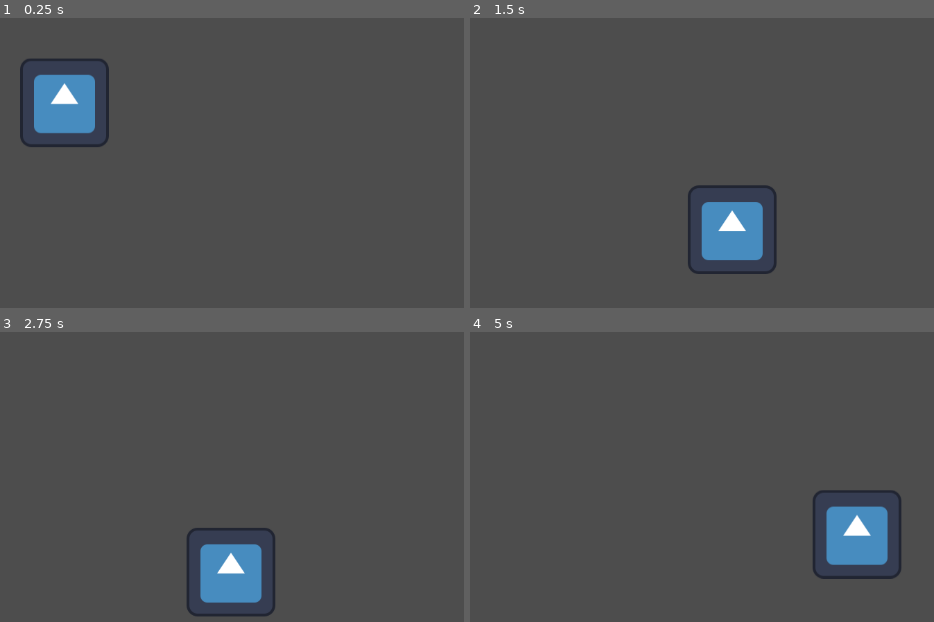
Above: before the commit, frames 1-4 (two rows, left to right).
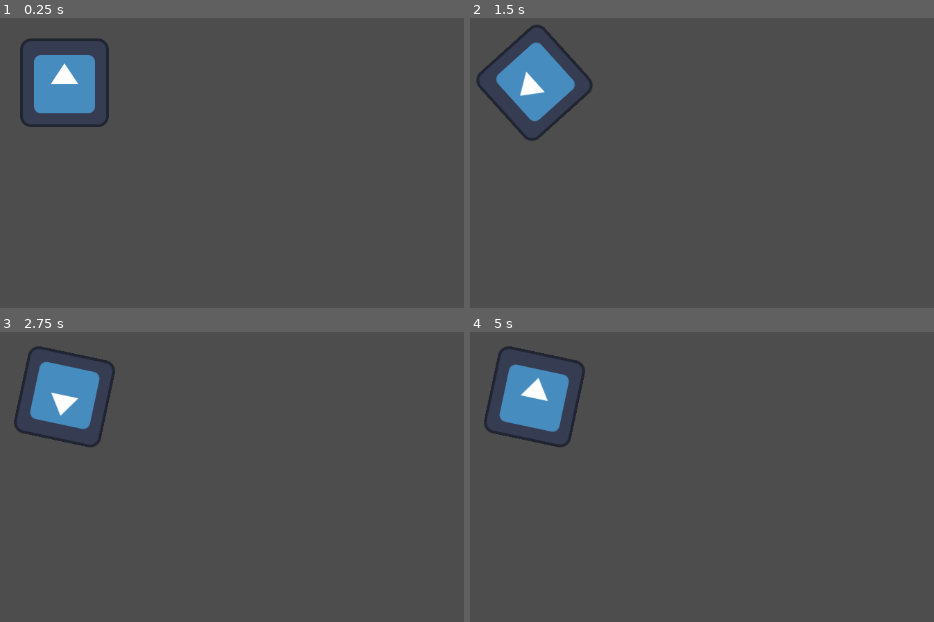
Above: after the commit, the same moments.

Repository: dfrttkj/gameJam-Game
Game: Godot game, scene res://scenes/game.tscn
Same seed, same stepped clock (60 frames per second), same inputs: the game is played once before the commit and once after it. The engine's default icon, where the game draws it, is replaced by a stand-in: a white triangle on a blue panel in a dark square.
Inputs:
- Up to frame 1 (0.25 s): no input
- Up to frame 2 (1.5 s): tap Enter (ui_accept) at 0.5, 0.6, 0.77, 1.07, 1.35 s; hold Right (ui_right) from 0.53 s (still down)
- Up to frame 3 (2.75 s): tap Enter (ui_accept) at 1.52, 1.82, 2.1 s; release Right (ui_right) at 2.03 s; hold Left (ui_left) from 2.03 s (still down)
- Up to frame 4 (5 s): release Left (ui_left) at 2.78 s; hold Right (ui_right) 2.78-4.28 s; tap Enter (ui_accept) at 2.85, 3.02, 3.32, 3.6, 3.77, 4.07, 4.35, 4.52, 4.82 s; hold Left (ui_left) from 4.28 s (still down)

The runs differ from the first frame. In frame 1, 3.0% of the frame differs, in the area x 4-24%, y 6-45%; in frame 2, 7.0%, in the area x 1-67%, y 2-89%; in frame 3, 6.9%; in frame 4, 6.9%.

Commit message:
addet some movament

Diff:
--- a/gamejam-game/scenes/game.tscn
+++ b/gamejam-game/scenes/game.tscn
@@ -14,7 +14,28 @@
 script = ExtResource("2_jmend")
 
 [node name="StaticBody2D" type="StaticBody2D" parent="."]
-position = Vector2(0, 316)
+position = Vector2(0, 325)
 
 [node name="CollisionShape2D" type="CollisionShape2D" parent="StaticBody2D"]
 shape = SubResource("WorldBoundaryShape2D_x3gv3")
+
+[node name="StaticBody2D2" type="StaticBody2D" parent="."]
+position = Vector2(575, 316)
+rotation = -1.5708
+
+[node name="CollisionShape2D" type="CollisionShape2D" parent="StaticBody2D2"]
+shape = SubResource("WorldBoundaryShape2D_x3gv3")
+
+[node name="StaticBody2D3" type="StaticBody2D" parent="."]
+position = Vector2(-575, 316)
+rotation = 1.5708
+
+[node name="CollisionShape2D" type="CollisionShape2D" parent="StaticBody2D3"]
+shape = SubResource("WorldBoundaryShape2D_x3gv3")
+
+[node name="StaticBody2D4" type="StaticBody2D" parent="."]
+position = Vector2(0, -325)
+rotation = 3.14159
+
+[node name="CollisionShape2D" type="CollisionShape2D" parent="StaticBody2D4"]
+shape = SubResource("WorldBoundaryShape2D_x3gv3")
--- a/gamejam-game/scripts/player.gd
+++ b/gamejam-game/scripts/player.gd
@@ -1,25 +1,28 @@
 extends CharacterBody2D
 
 
-const SPEED = 300.0
-const JUMP_VELOCITY = -400.0
+const VEL_SPEED = 0.00000000005
+const SPEED = -400.0
+func _physics_process(delta: float) -> void:
+
+	# Handle jump.
+	var speed_test = SPEED
+	if Input.is_action_pressed("ui_up"): # and is_on_floor()
+		if speed_test**2 < velocity.y**2 + velocity.x**2:
+			speed_test -= speed_test / 16
+
+		velocity.y = (speed_test * sin(rotation_degrees * (PI/180)))
+		velocity.x = (speed_test * cos(rotation_degrees * (PI/180)))
 
 
-func _physics_process(delta: float) -> void:
-	# Add the gravity.
-	if not is_on_floor():
-		velocity += get_gravity() * delta
-
-	# Handle jump.
-	if Input.is_action_just_pressed("ui_accept") and is_on_floor():
-		velocity.y = JUMP_VELOCITY
+	if Input.is_action_pressed("ui_down"):
+		velocity.y -= velocity.y / 32
+		velocity.x -= velocity.x / 32
 
 	# Get the input direction and handle the movement/deceleration.
 	# As good practice, you should replace UI actions with custom gameplay actions.
 	var direction := Input.get_axis("ui_left", "ui_right")
 	if direction:
-		velocity.x = direction * SPEED
-	else:
-		velocity.x = move_toward(velocity.x, 0, SPEED)
+		rotation_degrees -= SPEED * 0.01 * direction
 
 	move_and_slide()
